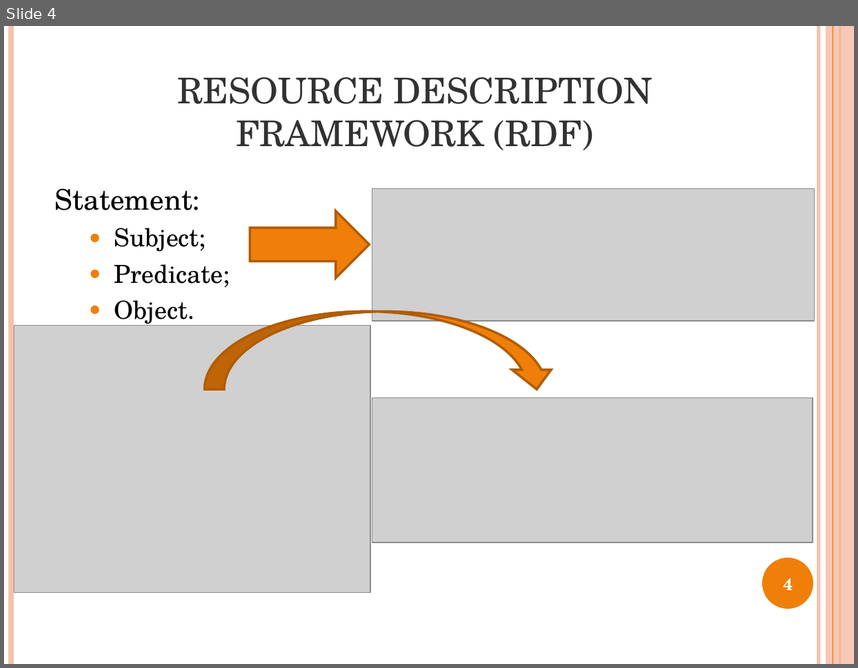
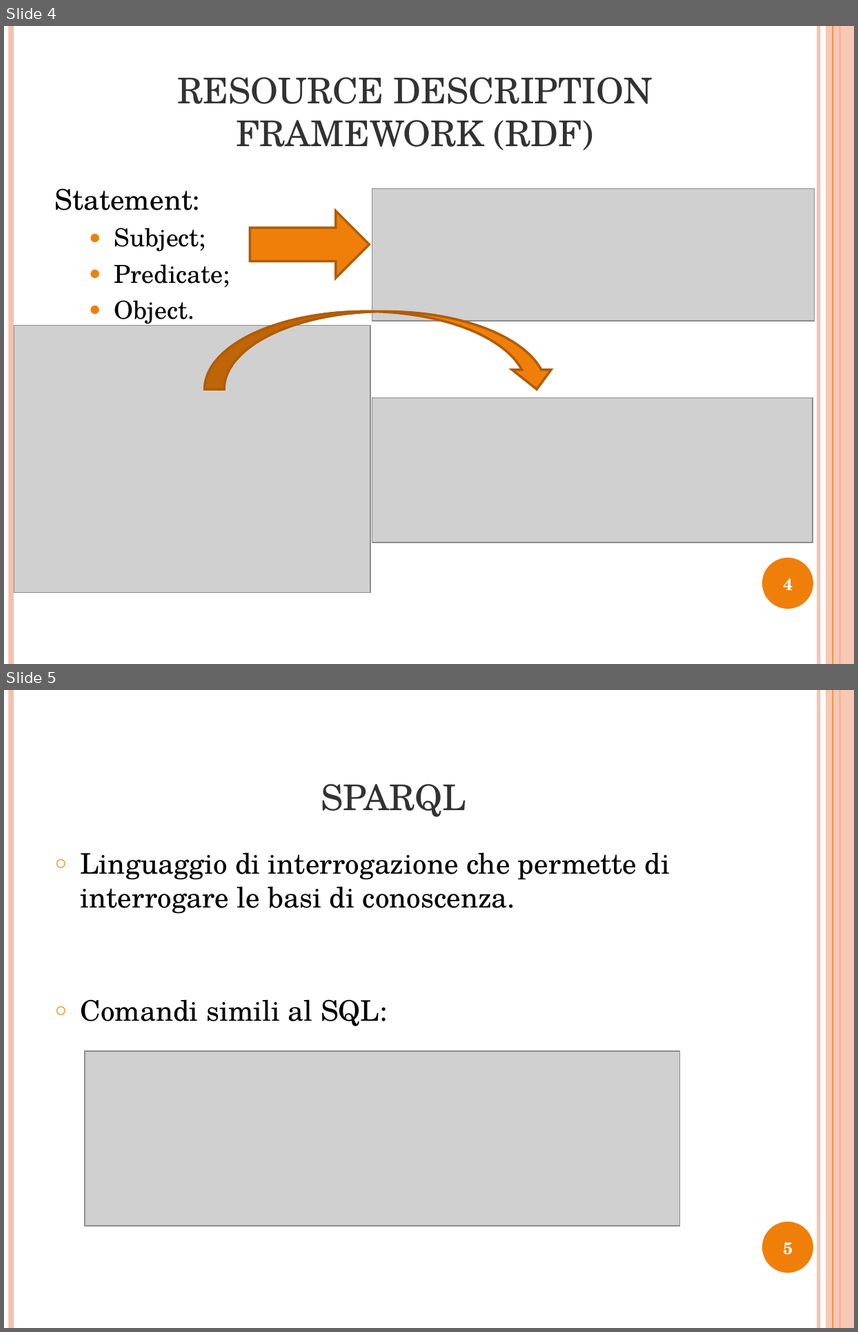
Before and after one commit to opendatahacklab/cityservices, a slide deck: thesis/Presentazione_Tesi.odp. Shown one above the other, each under a label of ours: slide 4 before the commit, slides 4 and 5 after it. The pictures are 858x668 and 858x1332 pixels, drawn with LibreOffice and Linux fonts; fonts in the diff are those of the drawing; grey boxes stand for pictures. Boxes give left, top, right and bottom in pixels: in the first picture for what was removed or moved away, otherwise in the second. Text is boxed around its words. In the diff, an @@ line names an element or a change of style, - is before the commit and + after.

```diff
--- a/thesis/Presentazione_Tesi.odp
+++ b/thesis/Presentazione_Tesi.odp
@@ slide 5 added at (x1=4, y1=690, x2=854, y2=1328), background #FFFFFF; not listed: 6 template elements that a slide beside it also shows @@
@@ title added at (x1=321, y1=784, x2=466, y2=817), 30 pt, text #323232 @@
+SPARQL
@@ text added at (x1=81, y1=852, x2=670, y2=1026), 24 pt, text #000000 @@
+○ Linguaggio di interrogazione che permette di interrogare le basi di conoscenza.
+○ Comandi simili al SQL:
@@ picture added at (x1=85, y1=1052, x2=680, y2=1225) @@
@@ page number added at (x1=783, y1=1242, x2=793, y2=1254), 14 pt, text #FFFFFF, bold @@
+5
```
Also in this commit, not shown: 4 slides changed, 1 other slide added, 1 slide removed, 1 other file.
